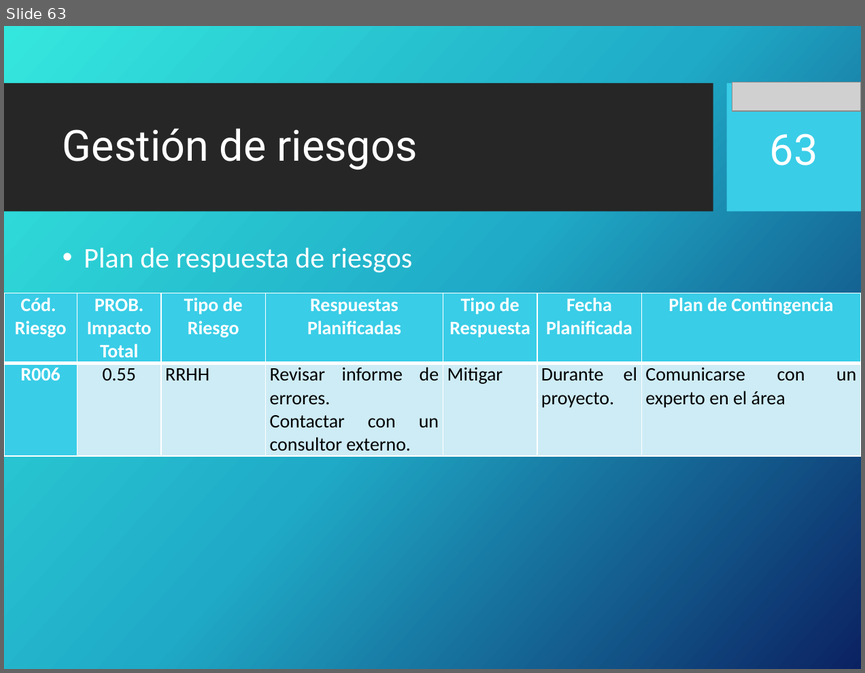
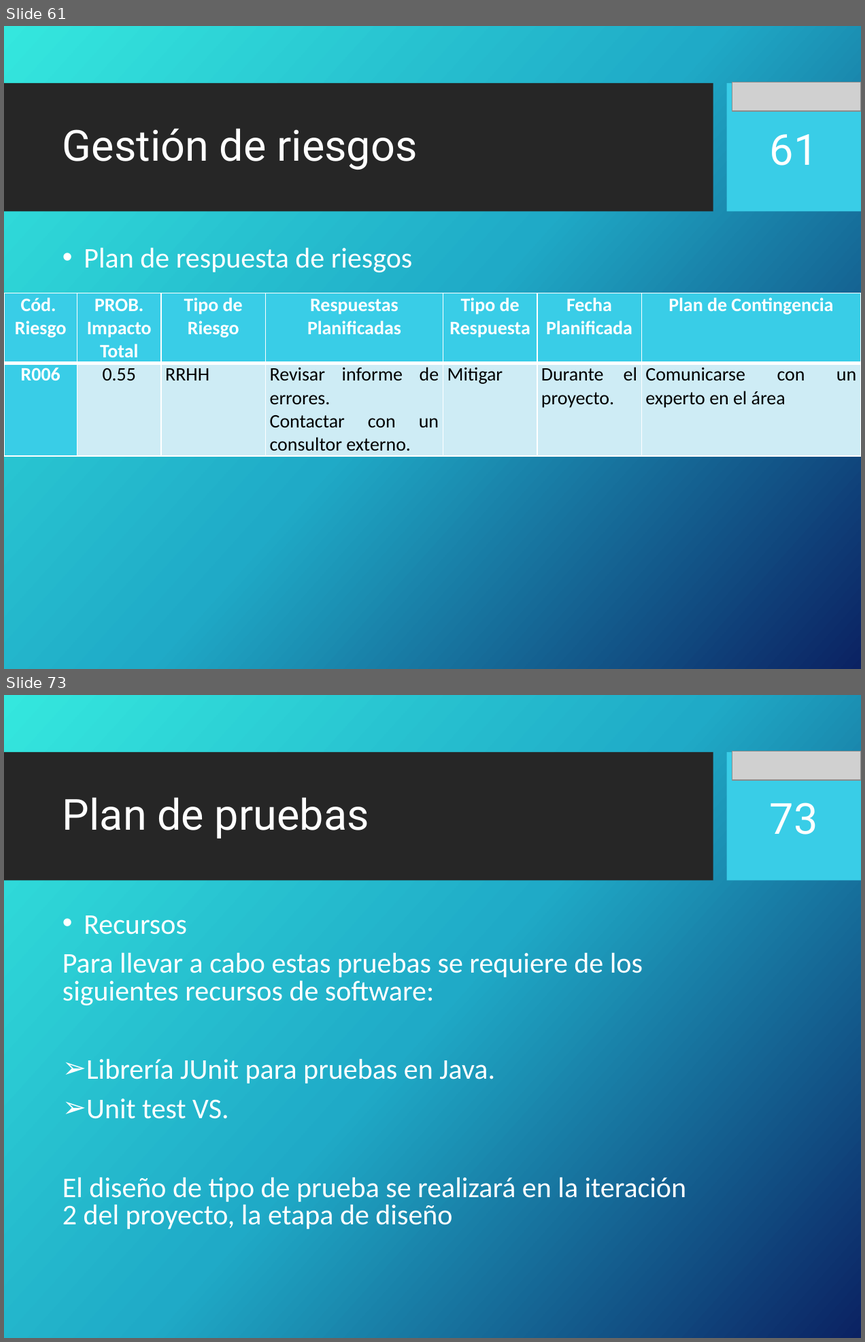
Before and after one commit to portafolio2016/hipocrates, a slide deck: docs/plan-de-proyecto/ppt-iteracion1.pptx. Shown one above the other, each under a label of ours: slide 63 before the commit, slides 61 and 73 after it; the slides between them are not shown. The pictures are 865x673 and 865x1342 pixels, drawn with LibreOffice and Linux fonts; fonts in the diff are those of the drawing; grey boxes stand for pictures; background and template pictures are left out. Boxes give left, top, right and bottom in pixels: in the first picture for what was removed or moved away, otherwise in the second. Text is boxed around its words. In the diff, an @@ line names an element or a change of style, - is before the commit and + after.

```diff
--- a/docs/plan-de-proyecto/ppt-iteracion1.pptx
+++ b/docs/plan-de-proyecto/ppt-iteracion1.pptx
@@ slide 73 added at bbox=[4, 695, 861, 1338], background picture (left out); not listed: 2 template elements that a slide beside it also shows @@
@@ picture added at bbox=[732, 751, 861, 781] @@
@@ title added at bbox=[62, 797, 369, 838], 36 pt, text #FFFFFF @@
+Plan de pruebas
@@ page number added at bbox=[770, 802, 818, 834], 36 pt, text #FFFFFF @@
+73
@@ text added at bbox=[62, 915, 687, 1229], 24 pt, text #FFFFFF @@
+• Recursos
+Para llevar a cabo estas pruebas se requiere de los siguientes recursos de software:
+➢ Librería JUnit para pruebas en Java.
+➢ Unit test VS.
+El diseño de tipo de prueba se realizará en la iteración 2 del proyecto, la etapa de diseño
@@ what was slide 63 is now slide 61 @@
@@ page number at bbox=[770, 134, 818, 165]: text changed @@
-63
+61
```
Also in this commit, not shown: 1 slide changed, 23 other slides added, 3 slides removed.
